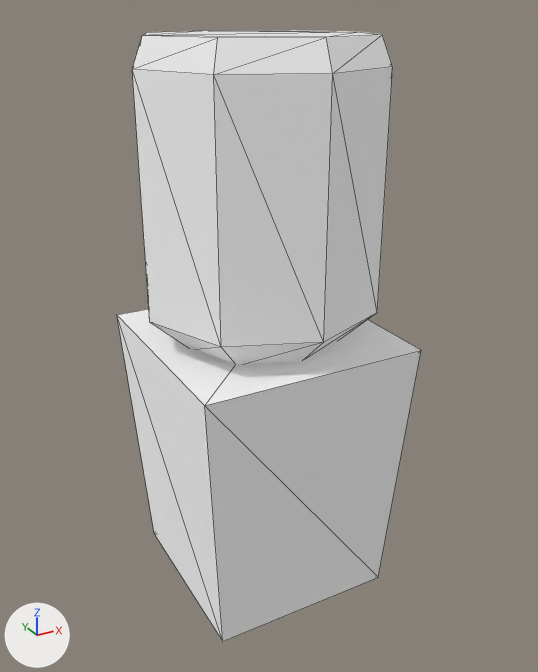
Before and after pictures for a commit that changed the glTF model assets/models/cooler.glb.
Rendered twice from a 50 mm lens placed at (-0.732, -1.37, 1.302), pointed at (0.015, -0.011, 0.623). Every picture has the same lights, and +X, +Y and +Z are marked at lower left. Mesh edges are drawn as thin lines. Where no turn or scale is listed for an object, it has been applied to the vertices. Vertices at the same position are counted once.

In view in the first picture: 'cooler'.
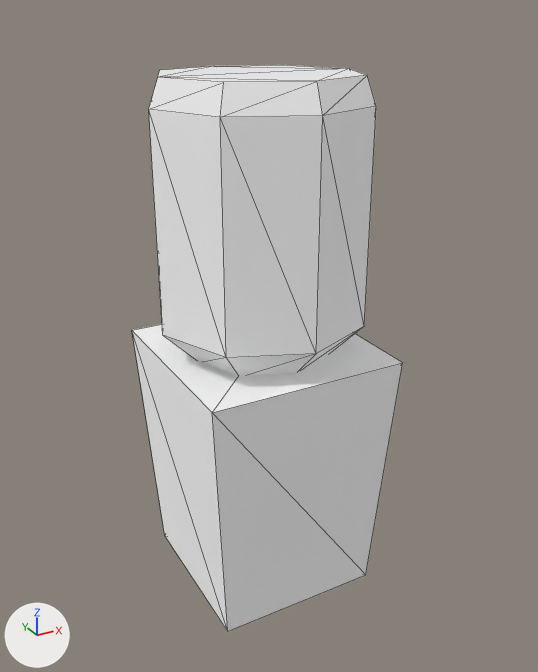
Pixel boxes (x1, y1, x2, y2) of what changed, in the pictures (538 x 672 px; the box of a moved part takes in the faces that stretch with it):
'cooler', reshaped (11% narrower, 7% shorter): before (117, 30, 421, 641); after (132, 65, 403, 631)
part 1 of me_cube_004, moved or reshaped: before (117, 309, 421, 641); after (132, 324, 403, 631)
part 2 of me_cube_004, moved or reshaped: before (132, 30, 393, 365); after (149, 65, 376, 376)

What the commit changed:
me_cube_004 has 40 vertices, 72 faces and spans x -0.26..0.26, y -0.26..0.26, z 0.0..1.258.
me_cube_004 is used by ob_cooler; location (0.0, 0.0, 0.0).
me_cube_004 part 1: the loose piece of 8 vertices spanning x -0.254..0.254, y -0.254..0.254, z 0.0..0.632 is scaled about the mesh origin by (0.898, 0.898, 0.945).
Part 2, on me_cube_004:
Vertex 8 of me_cube_004 moves from (0.12, 0.12, 0.625) to (0.108, 0.108, 0.59).
Vertex 9 of me_cube_004 moves from (0.0, 0.17, 0.625) to (0.0, 0.152, 0.59).
Vertex 10 of me_cube_004 moves from (0.0, 0.26, 0.708) to (0.0, 0.234, 0.673).
Vertex 11 of me_cube_004 moves from (0.0, 0.26, 1.202) to (0.0, 0.234, 1.131).
Vertex 12 of me_cube_004 moves from (0.184, 0.184, 0.708) to (0.165, 0.165, 0.673).
Vertex 13 of me_cube_004 moves from (0.184, 0.184, 1.202) to (0.165, 0.165, 1.131).
Vertex 14 of me_cube_004 moves from (0.26, 0.0, 0.708) to (0.234, 0.0, 0.673).
Vertex 15 of me_cube_004 moves from (0.26, 0.0, 1.202) to (0.234, 0.0, 1.131).
Vertex 16 of me_cube_004 moves from (0.184, -0.184, 0.708) at pixel (377, 312) to (0.165, -0.165, 0.673) at pixel (364, 326).
Vertex 17 of me_cube_004 moves from (0.184, -0.184, 1.202) at pixel (392, 66) to (0.165, -0.165, 1.131) at pixel (376, 106).
Vertex 18 of me_cube_004 moves from (0.0, -0.26, 0.708) at pixel (323, 342) to (0.0, -0.234, 0.673) at pixel (316, 353).
Vertex 19 of me_cube_004 moves from (0.0, -0.26, 1.202) at pixel (332, 73) to (0.0, -0.234, 1.131) at pixel (322, 115).
Vertex 20 of me_cube_004 moves from (-0.184, -0.184, 0.708) at pixel (221, 347) to (-0.165, -0.165, 0.673) at pixel (226, 357).
Vertex 21 of me_cube_004 moves from (-0.184, -0.184, 1.202) at pixel (213, 74) to (-0.165, -0.165, 1.131) at pixel (220, 117).
Vertex 22 of me_cube_004 moves from (-0.26, 0.0, 0.708) at pixel (149, 322) to (-0.234, 0.0, 0.673) at pixel (162, 335).
Vertex 23 of me_cube_004 moves from (-0.26, 0.0, 1.202) at pixel (132, 69) to (-0.234, 0.0, 1.131) at pixel (148, 109).
Vertex 24 of me_cube_004 moves from (-0.184, 0.184, 0.708) to (-0.165, 0.165, 0.673).
Vertex 25 of me_cube_004 moves from (-0.184, 0.184, 1.202) to (-0.165, 0.165, 1.131) at pixel (151, 98).
Vertex 26 of me_cube_004 moves from (0.17, 0.0, 0.625) to (0.152, 0.0, 0.59).
Vertex 27 of me_cube_004 moves from (0.12, -0.12, 0.625) to (0.108, -0.108, 0.59).
Vertex 28 of me_cube_004 moves from (0.0, -0.17, 0.625) to (0.0, -0.152, 0.59).
Vertex 29 of me_cube_004 moves from (-0.12, -0.12, 0.625) to (-0.108, -0.108, 0.59).
Vertex 30 of me_cube_004 moves from (-0.17, 0.0, 0.625) to (-0.152, 0.0, 0.59).
Vertex 31 of me_cube_004 moves from (-0.12, 0.12, 0.625) to (-0.108, 0.108, 0.59).
Vertex 32 of me_cube_004 moves from (0.0, 0.237, 1.258) at pixel (208, 30) to (0.0, 0.213, 1.187) at pixel (213, 66).
Vertex 33 of me_cube_004 moves from (0.168, 0.168, 1.258) at pixel (290, 30) to (0.15, 0.15, 1.187) at pixel (287, 65).
Vertex 34 of me_cube_004 moves from (0.237, 0.0, 1.258) at pixel (360, 32) to (0.213, 0.0, 1.187) at pixel (349, 68).
Vertex 35 of me_cube_004 moves from (0.168, -0.168, 1.258) at pixel (382, 34) to (0.15, -0.15, 1.187) at pixel (367, 75).
Vertex 36 of me_cube_004 moves from (0.0, -0.237, 1.258) at pixel (326, 37) to (0.0, -0.213, 1.187) at pixel (317, 81).
Vertex 37 of me_cube_004 moves from (-0.168, -0.168, 1.258) at pixel (217, 37) to (-0.15, -0.15, 1.187) at pixel (223, 82).
Vertex 38 of me_cube_004 moves from (-0.237, 0.0, 1.258) at pixel (142, 35) to (-0.213, 0.0, 1.187) at pixel (157, 77).
Vertex 39 of me_cube_004 moves from (-0.168, 0.168, 1.258) at pixel (146, 32) to (-0.15, 0.15, 1.187) at pixel (159, 70).
